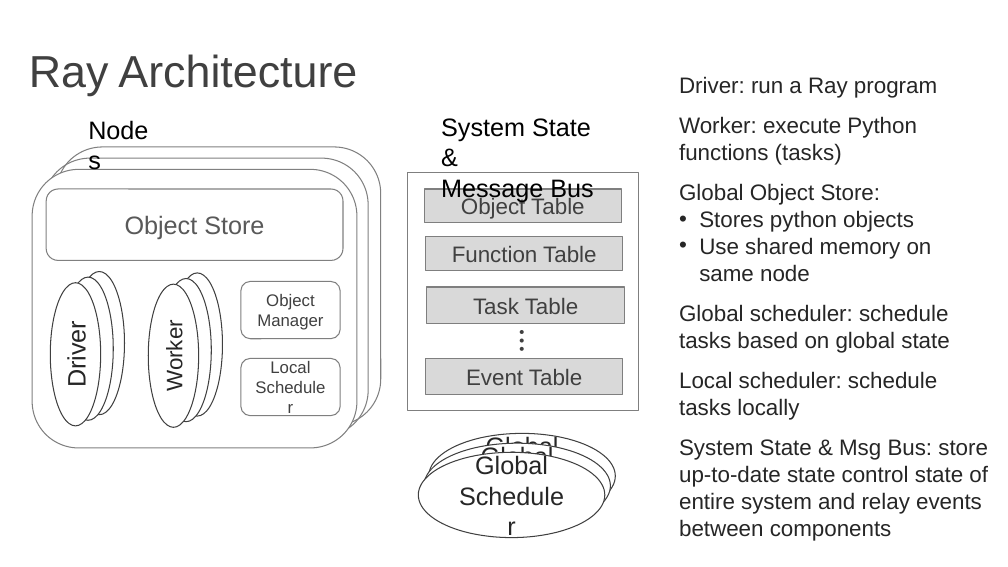
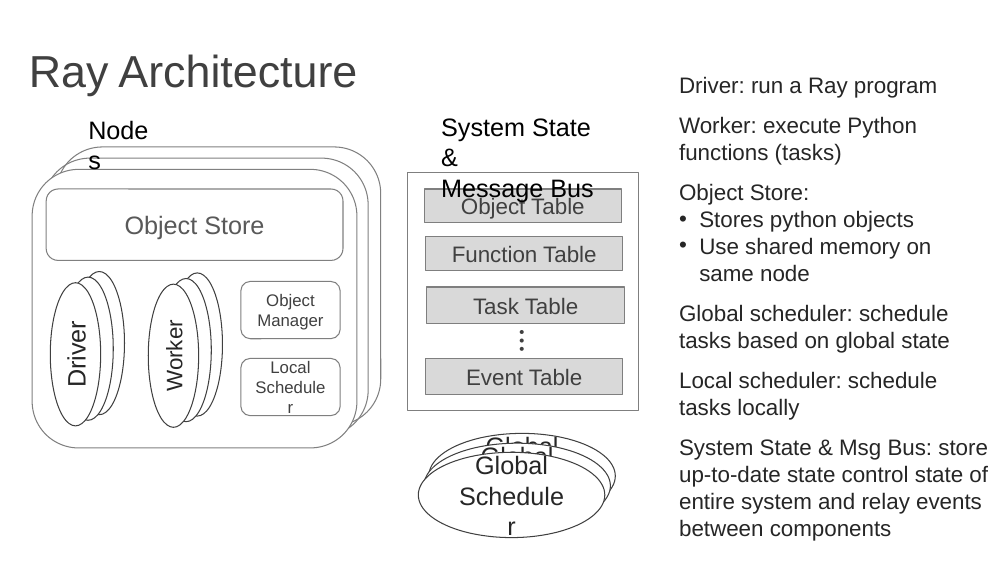
Before and after one commit to amplab/cs262a-fall2016, a slide deck: slide 48 of notes/04-e2e-projects.pptx. Drawn at 1008x567 pixels with LibreOffice and Linux fonts; fonts in the diff are those of the drawing. Boxes give left, top, right and bottom in pixels: in the first picture for what was removed or moved away, otherwise in the second. Text is boxed around its words. In the diff, an @@ line names an element or a change of style, - is before the commit and + after.

```diff
--- a/notes/04-e2e-projects.pptx
+++ b/notes/04-e2e-projects.pptx
@@ text at (x1=679, y1=183, x2=810, y2=205): text changed @@
-Global Object Store:
+Object Store:
```
Also in this commit, not shown: 10 other slides changed, 3 slides added.
